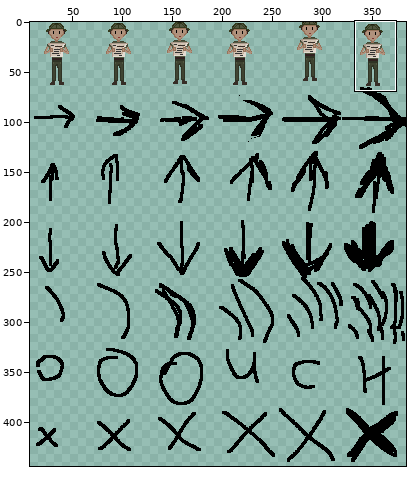
A sprite sheet gets an edit: LostInTheMap/assets/graphics/characters/archaeologist_3.png. The first picture is a wide view before the edit; the outline marks the close-up.
Close-up. Before the edit:
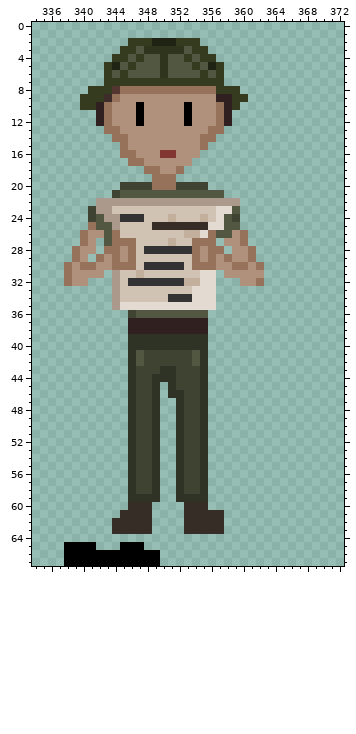
The file is 384x448 pixels. Colours within 5 levels of each other are drawn and written as one. Shown: x 334..372, y 0..67. The wide view leaves out empty margins. The commit also changed other parts of the picture, which this record leaves out.
After the commit:
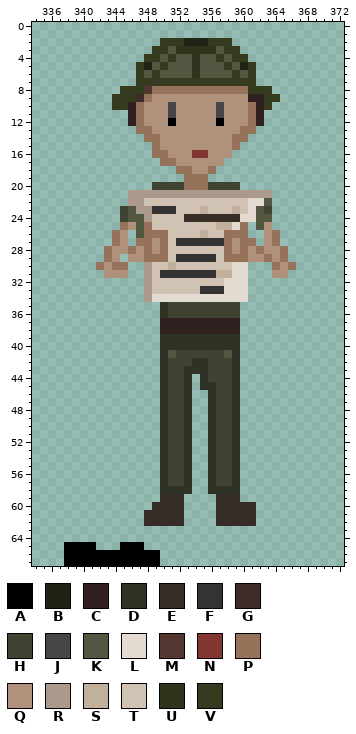
Palette (. is transparent): A #000000  B #1f2313  C #30201f  D #2f3325  E #362d26  F #333333  G #3d2c29  H #3f4432  J #464646  K #515740  L #e3dbd2  M #533630  N #813631  P #96725a  Q #b0917c  R #ab9a8c  S #c2b09c  T #d1c3b4  U #2f351c  V #343b1f
Changes in this commit:
y 2: x 346..351 VVVBBB -> ....VV; x 353..358 VV.... -> BBBVVV
y 3: x 345..351 VVKUUUU -> ....VVK; x 353..359 KVV.... -> UUUUKVV
y 4: x 344..351 VVKVKKUK -> ....VVKV; x 353..360 VKVV.... -> KUKKVKVV
y 5: x 343..348 VBKVKK -> ....VB; x 350 U -> V; x 354 V -> U; x 356..361 BV.... -> KKVKBV
y 6: x 343..347 VKVKK -> ....V; x 349..350 KU -> VK; x 354..355 KV -> UK; x 357..361 V.... -> KKVKV
y 7: x 343..346 VVVV -> ....; x 358..361 .... -> VVVV
y 8: x 341..348 VVVMPPPP -> ....VVVM; x 357..363 VVV.... -> PPPPVVV
y 9: x 340..348 VVVGPQQQQ -> ....VVVGP; x 357..364 CCVV.... -> QQQQCCVV
y 10: x 340..347 VVCPQQQA -> ....VVCP; x 351 Q -> J; x 353 A -> Q; x 357..363 PCV.... -> JQQQPCV
y 11: x 342..347 CPQQQA -> ....CP; x 351 Q -> J; x 353 A -> Q; x 357..362 PC.... -> JQQQPC
y 12: x 342..347 CPQQQA -> ....CP; x 351 Q -> A; x 353 A -> Q; x 357..362 PC.... -> AQQQPC
y 13: x 343..348 PPQQQQ -> ....PP; x 356..361 PP.... -> QQQQPP
y 14: x 344..349 PPQQQQ -> ....PP; x 355..360 PP.... -> QQQQPP
y 15: x 345..349 PQQQQ -> ....P; x 355..359 P.... -> QQQQP
y 16: x 345..351 PPQQQNN -> ....PPQ; x 354..358 Q.... -> NNQQQ
y 17: x 346..351 PPQQQQ -> ....PP; x 354..357 .... -> QQQQ
y 18: x 348..351 PPQQ -> ....; x 353..356 .... -> PQQP
y 19: x 349..351 PPP -> ...; x 353..355 ... -> PPP
y 20: x 345..351 HHHHPPP -> ....HHH; x 353..359 HHH.... -> PPPHHHH
y 21: x 344..363 HKKKKKKKKKKKKK...... -> ..RRRRRRRRRRRRRRRRRR
y 22: x 342..345 RRRR -> ....; x 348..363 RRRRRRRRRRRR.... -> TTTTTTTTTTTTTLLK
y 23: x 341..351 HRRTTTTTTTT -> ....HKRRFFF; x 355 T -> S; x 357..363 LLK.... -> TTSTLKH
y 24: x 341..348 HKRRFFFT -> ....HKKR; x 351 S -> T; x 353..363 TTSTLKH.... -> EEEEEEELLKK
y 25: x 341..360 PKKRTTTTEEEEEEELLKK. -> ....PQKPTTTTTTTTSSLP; x 362..363 .. -> KQ
y 26: x 340..343 PQQK -> ....; x 345..350 TTTTTT -> Q.KPPP; x 353..359 SSLPKKQ -> TTSTTPP; x 363..364 .. -> QP
y 27: x 340..341 PQ -> ..; x 343 K -> .; x 345..358 PPTTTTSTTPPP.Q -> Q.PPQPTFFFFFFP; x 361 . -> P; x 363..364 .. -> QP
y 28: x 339..341 PQQ -> ...; x 344 P -> Q; x 347..358 TFFFFFFPQPP. -> QPQPTTTTTTTP; x 360..365 QP.... -> PQPQQP
y 29: x 339..340 PQ -> ..; x 342..350 PQPQPTTTT -> .PQ.QQPPP; x 352..357 TTPQPQ -> FFFFFT; x 359..365 QQP.... -> PPQQPQP
y 30: x 338..342 PQPPQ -> ....P; x 346..352 PTFFFFF -> ..RTTST; x 354..362 PPPQQPPQP -> TTTTTLL..; x 364..366 ... -> PQP
y 31: x 338..348 PQQQQ.RTTST -> .....QQQ..R; x 350..362 TTTTTLL.QQQQQ -> FFFFFFFSSLL..; x 364..365 .. -> QQ
y 32: x 338..340 PQQ -> ...; x 344..362 RTFFFFFFFSSLL...QQP -> ....RTTTTTTTTTLLL..
y 33: x 344..348 RTTTT -> ....R; x 354..360 LLL.... -> TFFFLLL
y 34: x 344..353 RTTTTTTFFF -> ....RLLLLL; x 357..360 .... -> LLLL
y 35: x 344..359 RLLLLLLLLLLLL... -> ......DHHHHHHHHH
y 36: x 346..359 HKKKKKKKKK.... -> ....DHHHHHHHHH
y 37..38: x 346..349 CCCC -> ....; x 356..359 .... -> CCCC
y 39..40: x 346..349 DDDD -> ....; x 356..359 .... -> DDDD
y 41: x 346..351 DKHHHH -> ....DK; x 354..359 KD.... -> HHHHKD
y 42: x 346..350 DKHHH -> ....D; x 354 K -> D; x 356..359 .... -> HHHD
y 43: x 346..349 DHHH -> ....; x 351 D -> H; x 353..354 HH -> DD; x 356..359 .... -> HHHD
y 44: x 346..349 DHHD -> ....; x 351 D -> H; x 353..354 HH -> D.; x 356..359 .... -> HHHD
y 45: x 346..351 DHHD.D -> ....DH; x 353..354 HH -> D.; x 356..359 .... -> DHHD
y 46: x 346..359 DHHD.DDHHD.... -> ....DHHD..DHHD
y 47..57: x 346..359 DHHD..DHHD.... -> ....DHHD..DHHD
y 58: x 346..351 DHHD.. -> ....DD; x 353..359 HHD.... -> D..DDDD
y 59: x 346..355 DDDD..DDDD -> ....EEE...; x 357..359 ... -> EEE
y 60: x 346..355 EEE....EEE -> ...EEEE...; x 357..361 ..... -> EEEEE
y 61: x 345..347 EEE -> ...; x 349..356 ....EEEE -> EEEE....; x 358..361 .... -> EEEE
y 62: x 344..347 EEEE -> ....; x 349..356 ....EEEE -> EEEE....; x 358..361 .... -> EEEE
y 63: x 344..348 EEEEE -> .....; x 353..357 EEEEE -> .....
Pixel boxes of the changes (left, top, right, bottom) in both close-ups:
changed: (64, 38, 296, 534)
